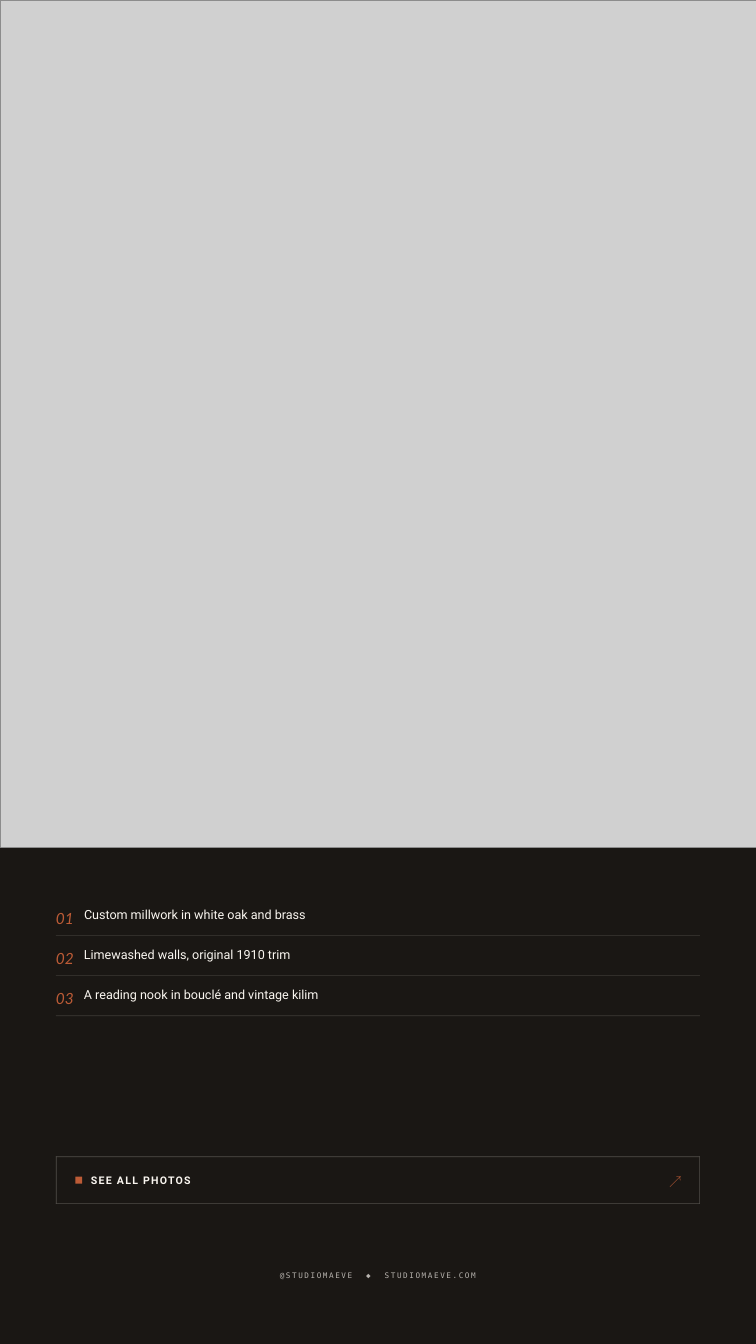
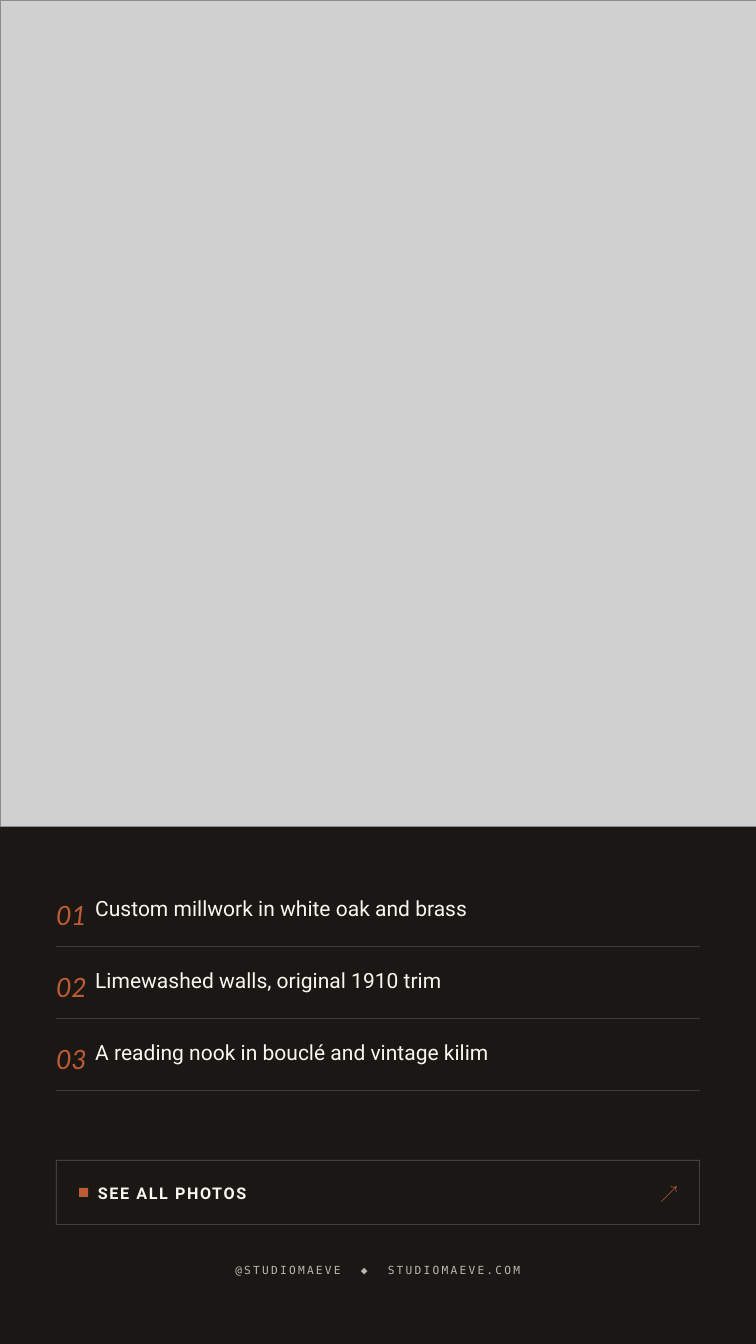
Before and after one commit to blacklizardint/Canva-Templates, a slide deck: slide 1 of atelier/atelier-s07-listing-highlight.pptx. Drawn at 756x1344 pixels with LibreOffice and Linux fonts; fonts in the diff are those of the drawing; grey boxes stand for pictures. Boxes give left, top, right and bottom in pixels: in the first picture for what was removed or moved away, otherwise in the second. Text is boxed around its words. In the diff, an @@ line names an element or a change of style, - is before the commit and + after.

```diff
--- a/atelier/atelier-s07-listing-highlight.pptx
+++ b/atelier/atelier-s07-listing-highlight.pptx
@@ picture: place and size @@
-picture at bbox=[0, 0, 756, 847]
+picture at bbox=[0, 0, 756, 826]
@@ text "01": place and size @@
-text "01" at bbox=[56, 913, 74, 924]
+text "01" at bbox=[56, 906, 87, 925]
@@ text "Custom millwork in white oak ...": place and size @@
-text "Custom millwork in white oak ..." at bbox=[84, 909, 306, 919]
+text "Custom millwork in white oak ..." at bbox=[95, 900, 467, 916]
@@ rectangle: place and size @@
-rectangle at bbox=[56, 935, 700, 936]
+rectangle at bbox=[56, 946, 700, 947]
@@ text "02": place and size @@
-text "02" at bbox=[56, 953, 74, 964]
+text "02" at bbox=[56, 978, 87, 997]
@@ text "Limewashed walls, original 1910 trim": place and size @@
-text "Limewashed walls, original 1910 trim" at bbox=[84, 949, 290, 962]
+text "Limewashed walls, original 1910 trim" at bbox=[95, 972, 441, 993]
@@ rectangle: place and size @@
-rectangle at bbox=[56, 975, 700, 976]
+rectangle at bbox=[56, 1018, 700, 1019]
@@ size 16.5 to 28.5 pt in 3 elements at bbox=[56, 906, 87, 925], bbox=[56, 978, 87, 997], bbox=[56, 1050, 87, 1069] @@
@@ text "03": place and size @@
-text "03" at bbox=[56, 993, 74, 1004]
+text "03" at bbox=[56, 1050, 87, 1069]
@@ size 13.5 to 22.5 pt in 3 elements at bbox=[95, 900, 467, 916], bbox=[95, 972, 441, 993], bbox=[95, 1044, 488, 1065] @@
@@ text "A reading nook in bouclé ...": place and size @@
-text "A reading nook in bouclé ..." at bbox=[84, 989, 319, 1002]
+text "A reading nook in bouclé ..." at bbox=[95, 1044, 488, 1065]
@@ rectangle: place and size @@
-rectangle at bbox=[56, 1015, 700, 1016]
+rectangle at bbox=[56, 1090, 700, 1091]
@@ rectangle: place and size @@
-rectangle at bbox=[56, 1157, 700, 1157]
+rectangle at bbox=[56, 1160, 700, 1161]
@@ rectangle: place and size @@
-rectangle at bbox=[56, 1157, 56, 1204]
+rectangle at bbox=[56, 1160, 56, 1225]
@@ fill #524F4B to #595552 in 4 elements at bbox=[56, 1160, 700, 1161], bbox=[56, 1224, 700, 1225], bbox=[56, 1160, 56, 1225], bbox=[700, 1160, 700, 1225] @@
@@ rectangle: place and size @@
-rectangle at bbox=[700, 1157, 700, 1204]
+rectangle at bbox=[700, 1160, 700, 1225]
@@ rectangle: place and size @@
-rectangle at bbox=[75, 1177, 82, 1183]
+rectangle at bbox=[79, 1188, 88, 1197]
@@ text "SEE ALL PHOTOS": place and size @@
-text "SEE ALL PHOTOS" at bbox=[91, 1174, 292, 1186]
+text "SEE ALL PHOTOS" at bbox=[98, 1187, 246, 1199]
@@ text "SEE ALL PHOTOS" at bbox=[98, 1187, 246, 1199]: size 11.2 to 17.2 pt, letter spacing 1.4 to 1.7 pt @@
@@ text "↗": place and size @@
-text "↗" at bbox=[669, 1173, 714, 1188]
+text "↗" at bbox=[660, 1181, 712, 1203]
@@ text "↗" at bbox=[660, 1181, 712, 1203]: size 13.5 to 19.5 pt @@
@@ rectangle: place and size @@
-rectangle at bbox=[56, 1204, 700, 1204]
+rectangle at bbox=[56, 1224, 700, 1225]
@@ text "@STUDIOMAEVE ◆ STUDIOMAEVE.COM": place and size @@
-text "@STUDIOMAEVE ◆ STUDIOMAEVE.COM" at bbox=[280, 1272, 476, 1279]
+text "@STUDIOMAEVE ◆ STUDIOMAEVE.COM" at bbox=[235, 1265, 520, 1276]
@@ text "@STUDIOMAEVE ◆ STUDIOMAEVE.COM" at bbox=[235, 1265, 520, 1276]: size 8.2 to 12 pt, text colour #B7B3AE to #BBB8B2, letter spacing 1.6 to 2.4 pt @@
```
Also in this commit, not shown: 7 other files.
